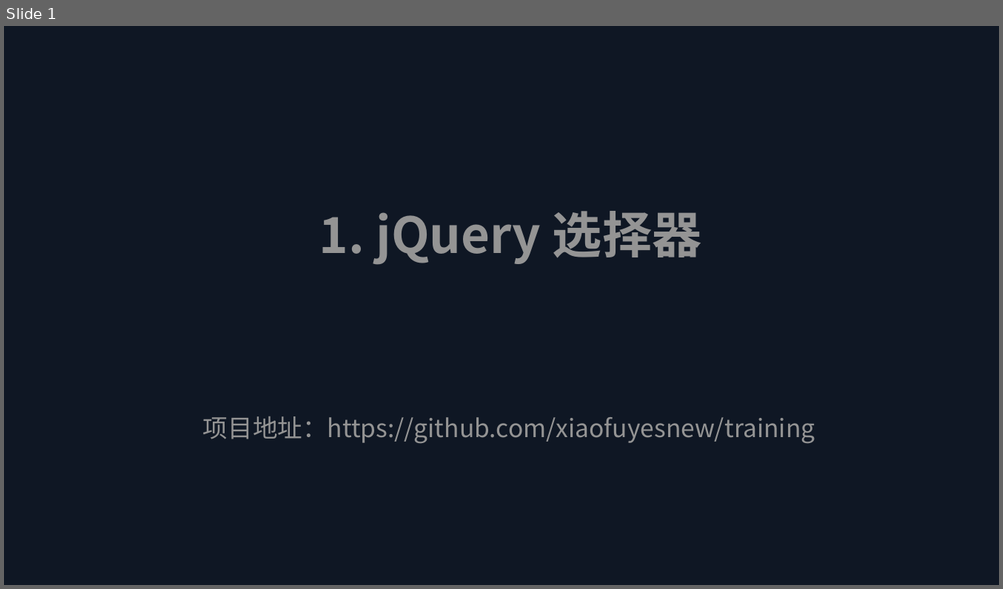
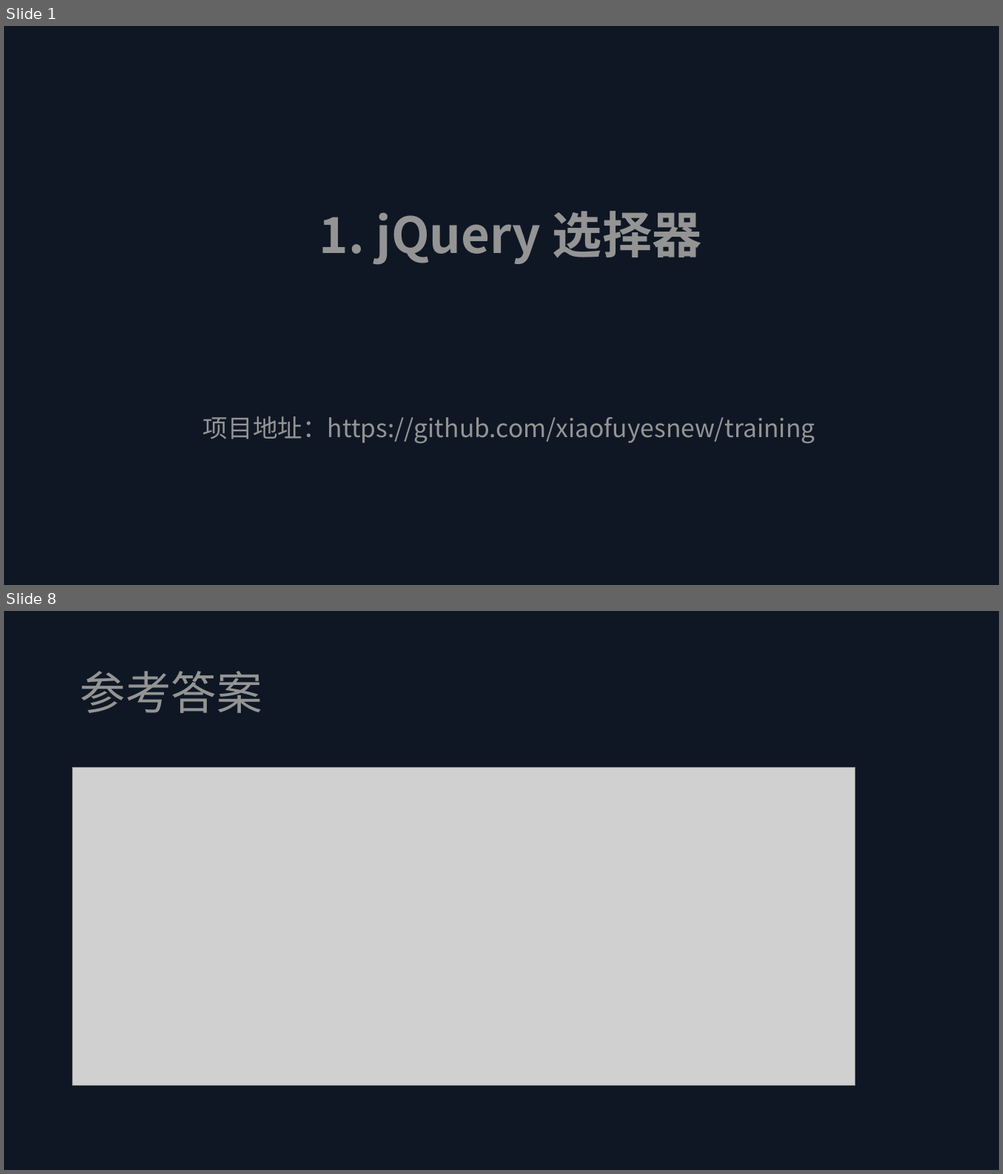
Before and after one commit to xiaofuyesnew/training, a slide deck: 1/jQuery选择器.pptx. Shown one above the other, each under a label of ours: slide 1 before the commit, slides 1 and 8 after it; the slides between them are not shown. The pictures are 1003x589 and 1003x1174 pixels, drawn with LibreOffice and Linux fonts; fonts in the diff are those of the drawing; grey boxes stand for pictures. Boxes give left, top, right and bottom in pixels: in the first picture for what was removed or moved away, otherwise in the second. Text is boxed around its words. In the diff, an @@ line names an element or a change of style, - is before the commit and + after.

```diff
--- a/1/jQuery选择器.pptx
+++ b/1/jQuery选择器.pptx
@@ slide 8 added at [4, 611, 999, 1170], background gradient #0F1724 @@
@@ title added at [79, 671, 262, 713], 44 pt, text #949494 @@
+参考答案
@@ picture added at [73, 768, 855, 1085] @@
```
Also in this commit, not shown: 2 slides changed, 4 other slides added, 2 other files.
